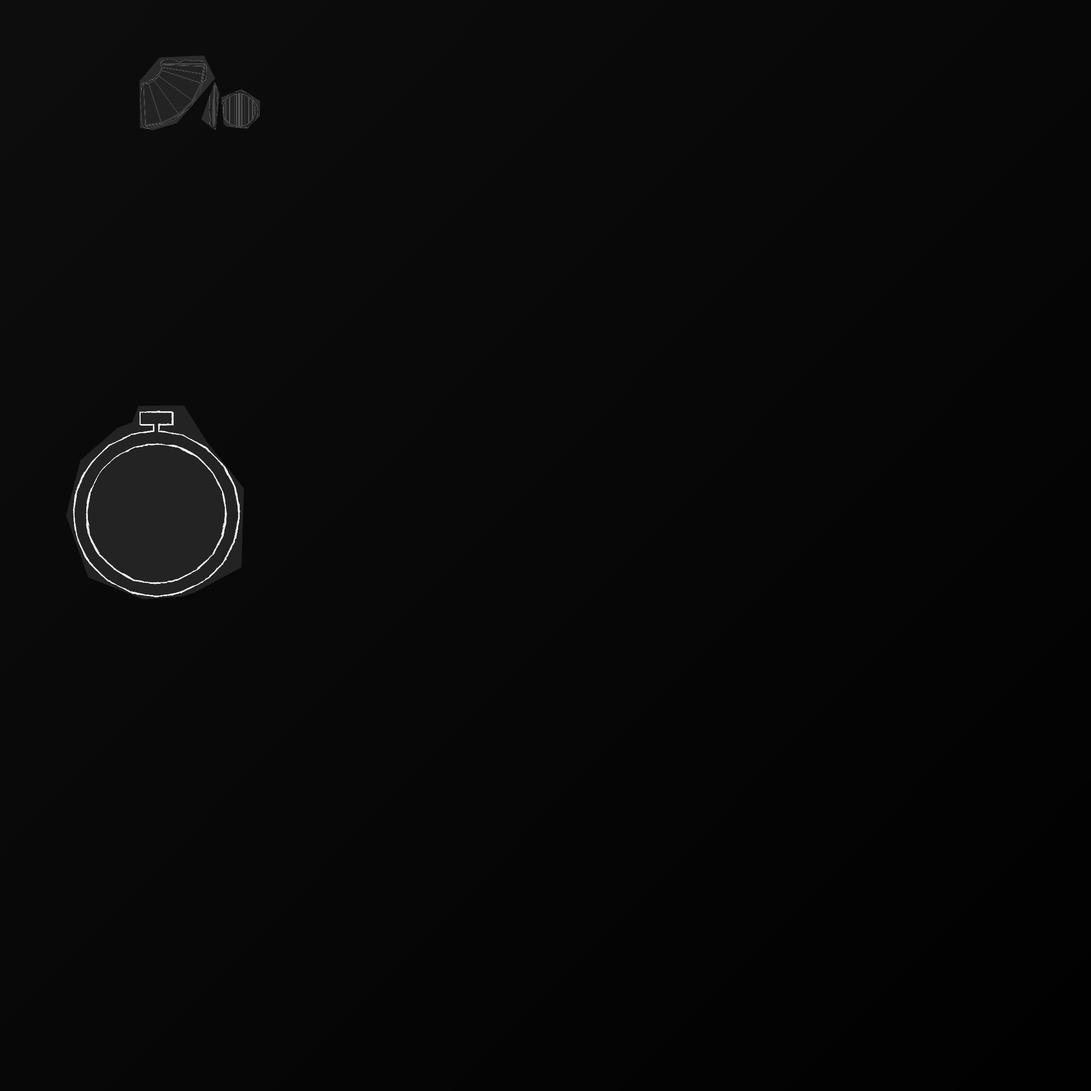
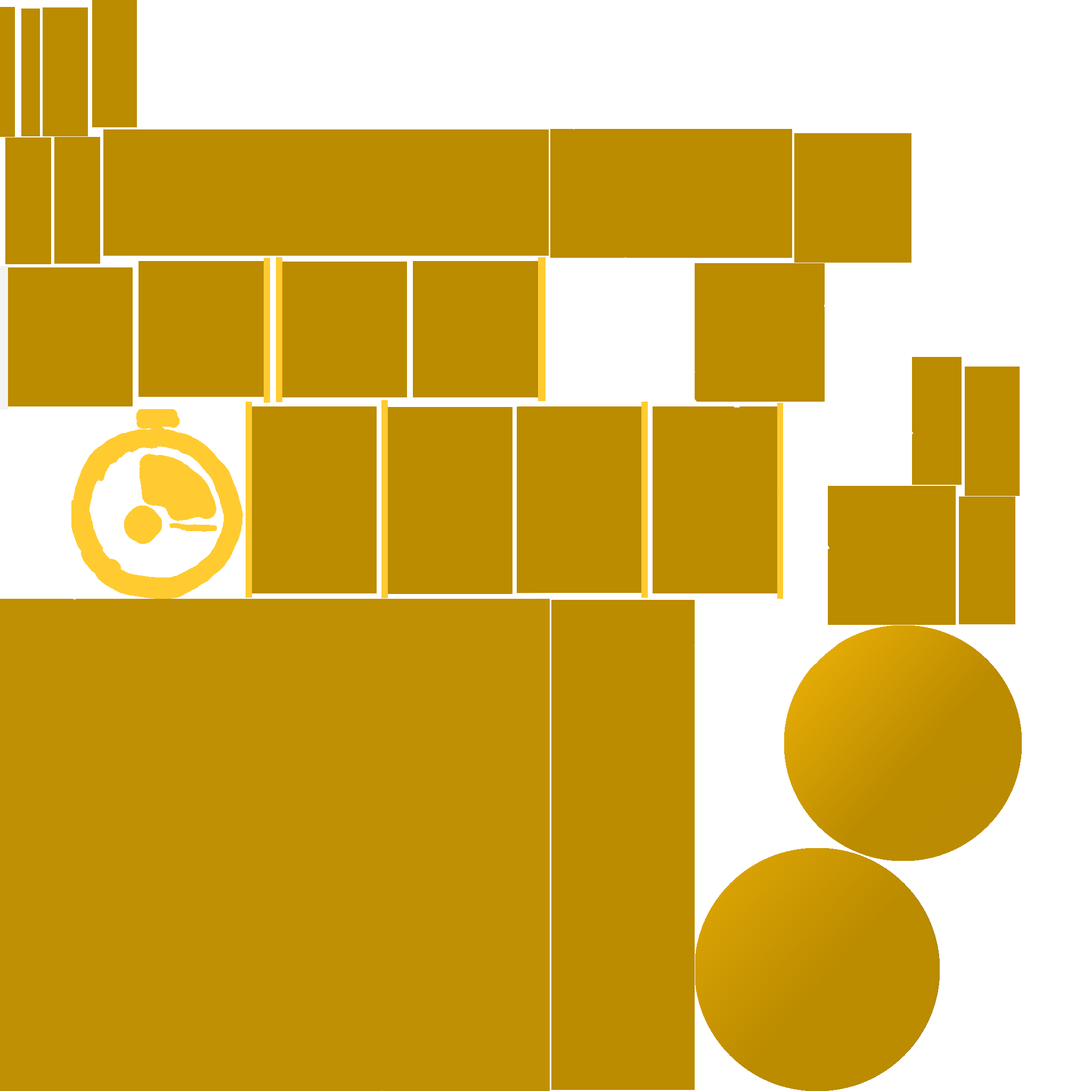
Layers edited between the first and the second 1091 × 1091 image:
removed layer "CapaSuperior" over (66, 55, 785, 629)
removed layer "Layer 2" over (0, 0, 1091, 1091)
added layer "Pintura" above "UV" over (0, 0, 1023, 1091)
added layer "UV" over (1, 1, 1020, 1090)
